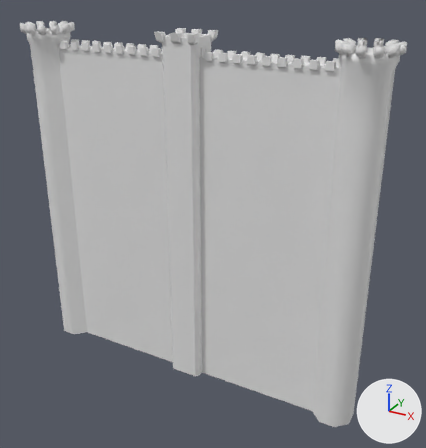
The Blender file Assets/Blends/wall/wall.blend: old version first, new version second.
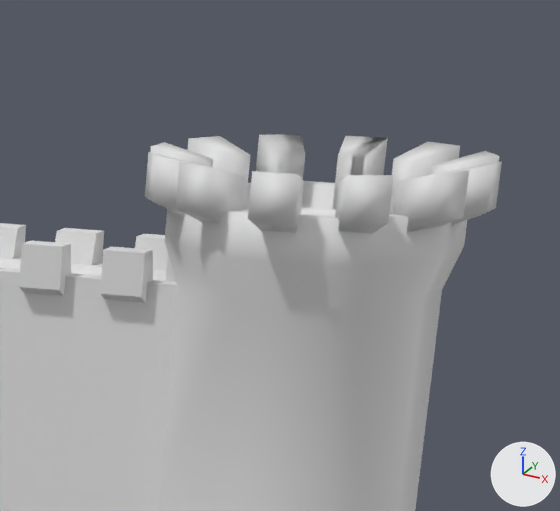
The first picture shows the older version from a 50 mm lens placed at (41.6, -68.6, 11.9), pointed at (3.2, 1.3, -23.1). The close-ups show both versions on the part from 72% to 98% of the width and 2% to 26% of the height of that picture; other places that the commit changed are outside them. Every picture has the same lights, and +X, +Y and +Z are marked at lower right.

Objects in the first close-up: 'battlements.right', 'door.right', 'tower.right.top', 'wall'.
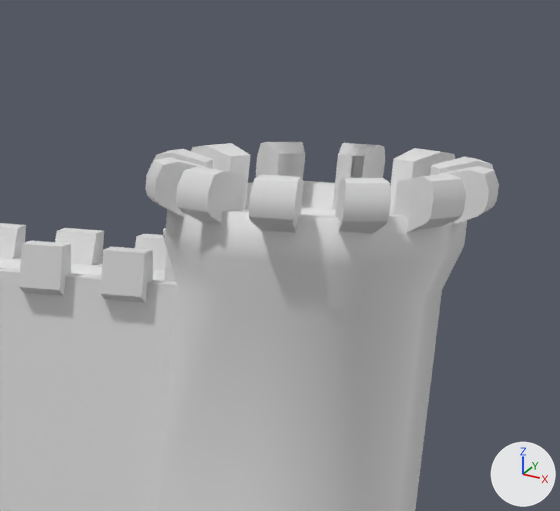
Edits to the bpy script that builds the scene:
```text
Change me_cube_006:
    where me_cube_006.from_pydata(...)  # 8 vertices, 6 faces; spans x -0.5..0.5, y 2.61..3.88, z -0.56..1.0
    used by ob_tower_right_top; parent = ob_parent; location = (24.0, 0.0, 11.5)
    verts and faces of me_cube_006; kept vertices keep their numbers, new ones are numbered from 8
    before: 0 (-0.31, 2.61, -0.56) at pixel (332, 209), 1 (-0.31, 2.61, 0.7) at pixel (338, 154), 2 (-0.5, 3.88, 0.0), 3 (-0.5, 3.88, 1.0) at pixel (345, 135), 4 (0.31, 2.61, -0.56)
    before: 5 (0.31, 2.61, 0.7) at pixel (364, 156), 6 (0.5, 3.88, 0.0), 7 (0.5, 3.88, 1.0) at pixel (387, 137)
    me_cube_006 part 1
    add delete_vertices([3, 7])  # with the faces that use them
    add verts[2] = (-0.47, 3.7, -0.08)  # moved
    add verts[6] = (0.47, 3.7, -0.08)  # moved
    add verts[8] = (-0.43, 3.39, 0.89)  # pixel (342, 142)
    add verts[9] = (-0.5, 3.88, 0.5)
    add verts[10] = (-0.48, 3.73, 0.82)
    add verts[11] = (0.5, 3.88, 0.5)  # pixel (385, 159)
    add verts[12] = (0.43, 3.39, 0.89)  # pixel (378, 144)
    add verts[13] = (0.48, 3.73, 0.82)  # pixel (384, 146)
    add verts[14] = (-0.5, 3.88, 0.19)
    add verts[15] = (-0.49, 3.83, 0.03)
    add verts[16] = (0.5, 3.88, 0.19)  # pixel (383, 173)
    add verts[17] = (0.49, 3.83, 0.03)
    add faces += [(4, 6, 17, 16, 11, 13, 12, 5), (9, 11, 16, 14), (8, 12, 13, 10), (9, 10, 13, 11), (1, 5, 12, 8), (2, 15, 17, 6)]
    add faces += [(14, 16, 17, 15), (0, 1, 8, 10, 9, 14, 15, 2)]
Change ob_door_right:
    ob_door_right.location: (20.88, 0.0, 1.714) -> (20.84, 0.0, 1.714)
```

Pixel boxes (x1, y1, x2, y2) of what changed, in the close-ups (560 x 511 px):
'tower.right.top', reshaped (8% shorter): before (145, 134, 502, 234); after (145, 142, 499, 234)
'door.right', moved: before (166, 255, 176, 282); after (163, 228, 176, 282)
